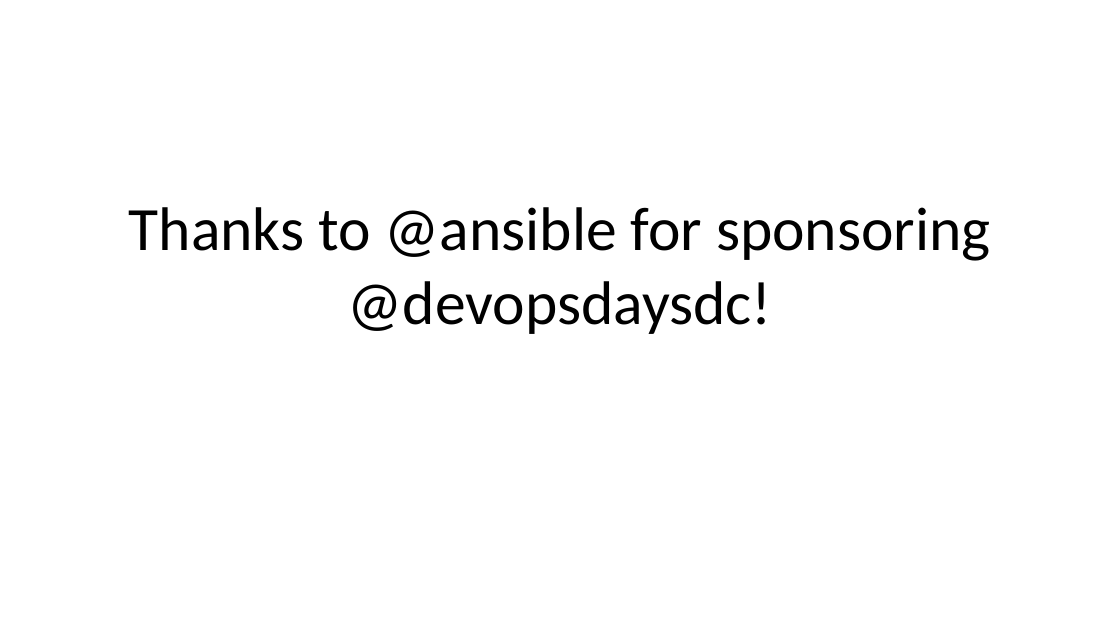
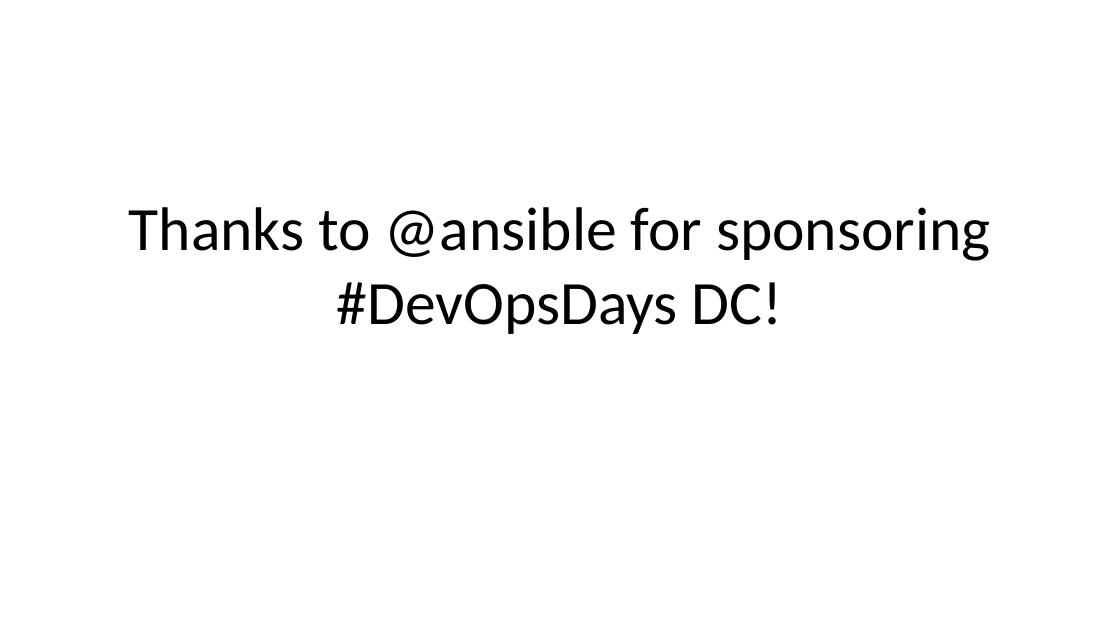
Before and after one commit to DevOpsDaysDC/planning, a slide deck: slide 14 of sponsor_pitches.pptx (slide 12 before the commit). Drawn at 1120x630 pixels with LibreOffice and Linux fonts; fonts in the diff are those of the drawing; background and template pictures are left out. Boxes give left, top, right and bottom in pixels: in the first picture for what was removed or moved away, otherwise in the second. Text is boxed around its words. In the diff, an @@ line names an element or a change of style, - is before the commit and + after.

```diff
--- a/sponsor_pitches.pptx
+++ b/sponsor_pitches.pptx
@@ title at [129, 207, 991, 334]: text changed @@
-Thanks to @ansible for sponsoring @devopsdaysdc!
+Thanks to @ansible for sponsoring #DevOpsDays DC!
```
Also in this commit, not shown: 14 other slides changed, 5 slides added, 3 other files.
